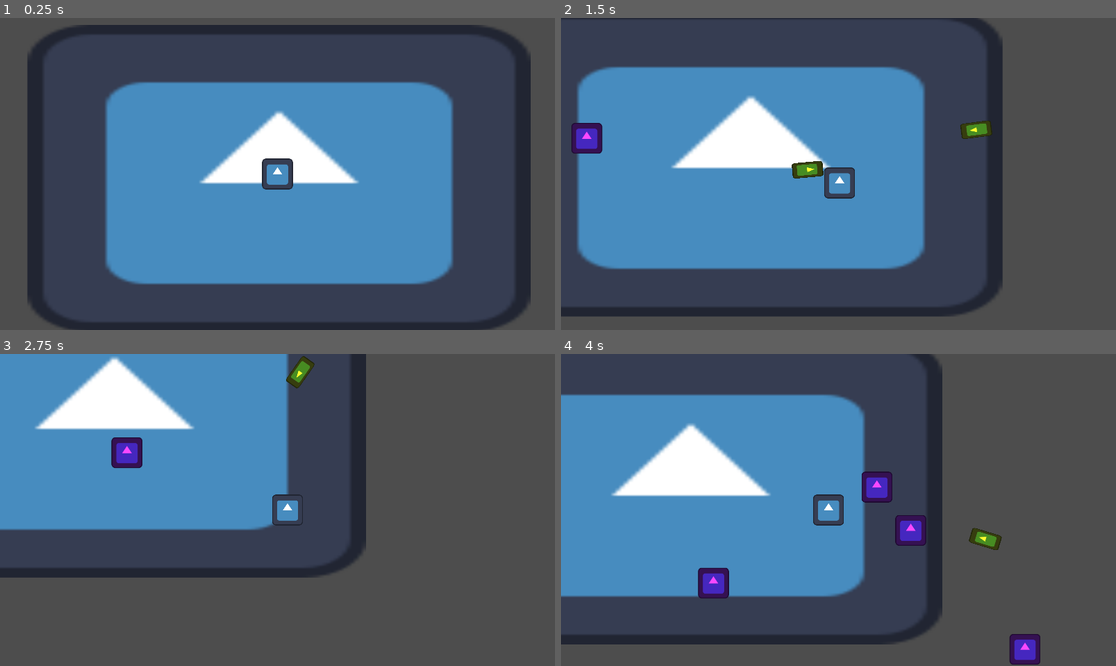
Above: before the commit, frames 1-4 (two rows, left to right).
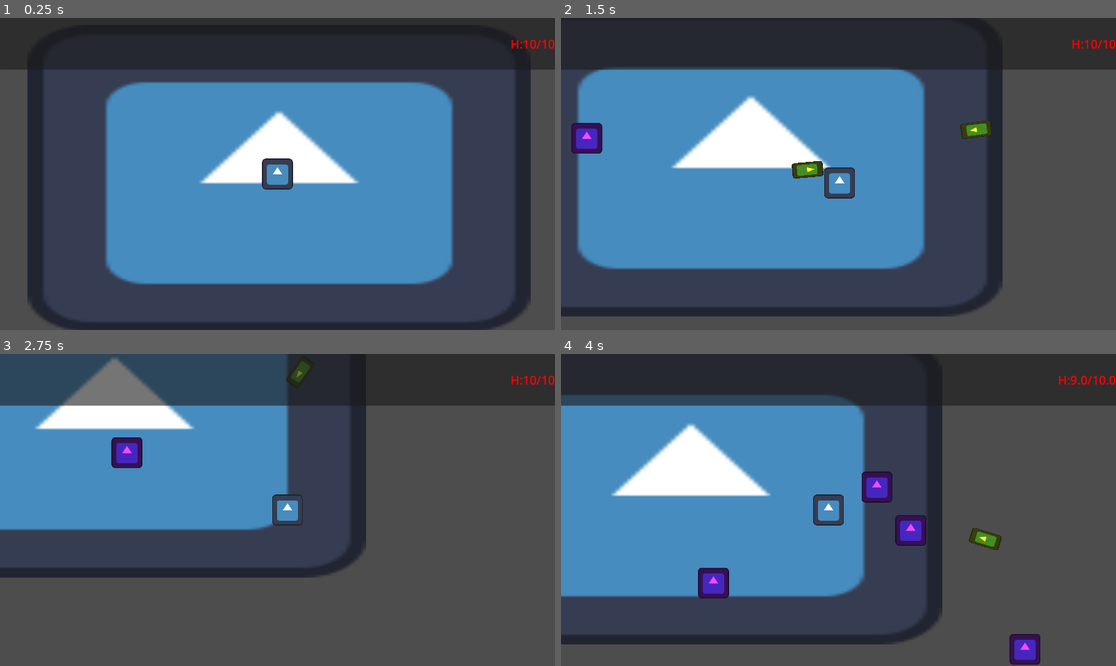
Above: after the commit, the same moments.

Repository: PixelSaver/it-gets-worse
Game: Godot game, scene res://Scenes/main.tscn
Two runs of this game, one before a commit and one after it. Both use one fixed random seed, a clock stepped at 60 frames per second and the inputs below. The engine's default icon, where the game draws it, is replaced by a stand-in: a white triangle on a blue panel in a dark square.
Inputs (mouse positions are in pixels of both pictures, inside the frame that each line leads up to):
- Up to frame 1 (0.25 s): no input
- Up to frame 2 (1.5 s): tap Enter at 0.5 s; move the mouse to (960, 158) at 0.52 s; press the mouse at (960, 158) at 0.53 s; hold D (right) 0.53-1.28 s; move the mouse to (727, 189) at 1.27 s; release the mouse at (727, 189) at 1.28 s; hold S (down) from 1.28 s (still down); click (727, 189) at 1.35 s
- Up to frame 3 (2.75 s): move the mouse to (333, 441) at 2.02 s; release S (down) at 2.03 s; press the mouse at (333, 441) at 2.03 s; hold D (right) from 2.03 s (still down)
- Up to frame 4 (4 s): move the mouse to (810, 572) at 2.77 s; release D (right) at 2.78 s; release the mouse at (810, 572) at 2.78 s; hold W (up) 2.78-3.53 s; click (810, 572) at 2.85 s; move the mouse to (1005, 556) at 3.52 s; press the mouse at (1005, 556) at 3.53 s; hold A (left) from 3.53 s (still down)

The runs differ from the first frame. In frame 1, 13% of the frame differs, in the area x 0-100%, y 0-17%; in frame 2, 16%; in frame 3, 16%; in frame 4, 16%.
Error before the commit: Invalid access to property or key 'upgrades' on a base object of type 'CharacterBody2D (Player)'. (res://Scripts/gun.gd:20)

Commit message:
started UI

Diff:
--- a/Scenes/main.tscn
+++ b/Scenes/main.tscn
@@ -7,6 +7,7 @@
 [ext_resource type="PackedScene" uid="uid://cjrrrihvbu5g2" path="res://Scripts/Components/health_component.tscn" id="4_6bp64"]
 [ext_resource type="PackedScene" uid="uid://ccmysrmb86a4n" path="res://Scripts/Components/hitbox_component.tscn" id="5_344ge"]
 [ext_resource type="Script" uid="uid://bb13lqpo43s7h" path="res://Scripts/bullet_container.gd" id="5_kry3j"]
+[ext_resource type="Script" uid="uid://bv1d4tq2qulb6" path="res://Scripts/ui.gd" id="8_344ge"]
 
 [sub_resource type="CircleShape2D" id="CircleShape2D_jjvhh"]
 radius = 65.0
@@ -54,3 +55,95 @@
 
 [node name="BulletContainer" type="Node2D" parent="."]
 script = ExtResource("5_kry3j")
+
+[node name="UI" type="CanvasLayer" parent="."]
+script = ExtResource("8_344ge")
+
+[node name="Control" type="Control" parent="UI"]
+layout_mode = 3
+anchors_preset = 15
+anchor_right = 1.0
+anchor_bottom = 1.0
+grow_horizontal = 2
+grow_vertical = 2
+
+[node name="UpgradePanel" type="VBoxContainer" parent="UI/Control"]
+visible = false
+layout_mode = 1
+anchors_preset = -1
+anchor_left = 0.2
+anchor_top = 0.2
+anchor_right = 0.8
+anchor_bottom = 0.8
+grow_horizontal = 2
+grow_vertical = 2
+
+[node name="Panel" type="Panel" parent="UI/Control/UpgradePanel"]
+layout_mode = 2
+size_flags_vertical = 3
+
+[node name="HBoxContainer" type="HBoxContainer" parent="UI/Control/UpgradePanel"]
+layout_mode = 2
+size_flags_vertical = 3
+size_flags_stretch_ratio = 3.0
+alignment = 1
+
+[node name="Upgrade1" type="Panel" parent="UI/Control/UpgradePanel/HBoxContainer"]
+layout_mode = 2
+size_flags_horizontal = 3
+
+[node name="Button" type="Button" parent="UI/Control/UpgradePanel/HBoxContainer/Upgrade1"]
+layout_mode = 0
+offset_right = 8.0
+offset_bottom = 8.0
+text = "Upgrade 1"
+
+[node name="Upgrade2" type="Panel" parent="UI/Control/UpgradePanel/HBoxContainer"]
+layout_mode = 2
+size_flags_horizontal = 3
+
+[node name="Upgrade3" type="Panel" parent="UI/Control/UpgradePanel/HBoxContainer"]
+layout_mode = 2
+size_flags_horizontal = 3
+
+[node name="HUD" type="VBoxContainer" parent="UI/Control"]
+layout_mode = 1
+anchors_preset = 15
+anchor_right = 1.0
+anchor_bottom = 1.0
+grow_horizontal = 2
+grow_vertical = 2
+
+[node name="HBoxContainer" type="HBoxContainer" parent="UI/Control/HUD"]
+layout_mode = 2
+size_flags_vertical = 3
+size_flags_stretch_ratio = 0.2
+alignment = 2
+
+[node name="Panel" type="Panel" parent="UI/Control/HUD/HBoxContainer"]
+layout_mode = 2
+size_flags_horizontal = 3
+
+[node name="RichTextLabel" type="RichTextLabel" parent="UI/Control/HUD/HBoxContainer/Panel"]
+layout_mode = 1
+anchors_preset = 6
+anchor_left = 1.0
+anchor_top = 0.5
+anchor_right = 1.0
+anchor_bottom = 0.5
+offset_left = -440.0
+offset_top = -34.5
+offset_bottom = 34.5
+grow_horizontal = 0
+grow_vertical = 2
+bbcode_enabled = true
+text = "[color=red][font_size=50]H:10/10"
+fit_content = true
+shortcut_keys_enabled = false
+horizontal_alignment = 2
+
+[node name="HSeparator" type="Control" parent="UI/Control/HUD"]
+layout_mode = 2
+size_flags_vertical = 3
+
+[connection signal="health_changed" from="Player/HealthComponent" to="UI" method="_on_health_component_health_changed"]
--- a/Scripts/Components/HealthComponent.gd
+++ b/Scripts/Components/HealthComponent.gd
@@ -3,13 +3,14 @@
 
 @export var MAX_HEALTH := 10.0
 var health : float
+signal health_changed(new_health:float)
 
 func _ready() -> void:
 	health = MAX_HEALTH
 
 func damage(attack: Attack):
-	health -= attack.atk_strddddddddddd
-
+	health -= attack.atk_str
+	health_changed.emit(health, MAX_HEALTH)
 	if health <= 0:
 		if get_parent().has_method("kill"):
 			get_parent().kill()
--- a/Scripts/gun.gd
+++ b/Scripts/gun.gd
@@ -17,7 +17,7 @@
 	curr_bullet.global_position = self.global_position
 	Global.bullet_cont.add_child(curr_bullet)
 
-	for strategy in Global.player.upgrades:
+	for strategy in Global.player.bullet_upgrades:
 		strategy.apply_upgrade(curr_bullet)
 
 	timer = 0
--- /dev/null
+++ b/Scripts/ui.gd
@@ -0,0 +1,8 @@
+extends CanvasLayer
+class_name UI
+
+@onready var hud_text = $Control/HUD/HBoxContainer/Panel/RichTextLabel
+
+func _on_health_component_health_changed(new_health: float, max_health:float) -> void:
+	hud_text.text = ""
+	hud_text.append_text("[color=red][font_size=50]H:" + str(new_health) + "/" + str(max_health))
Not shown: 1 places in Scenes/main.tscn that only renumber resources
Not shown, added: Scripts/ui.gd.uid
